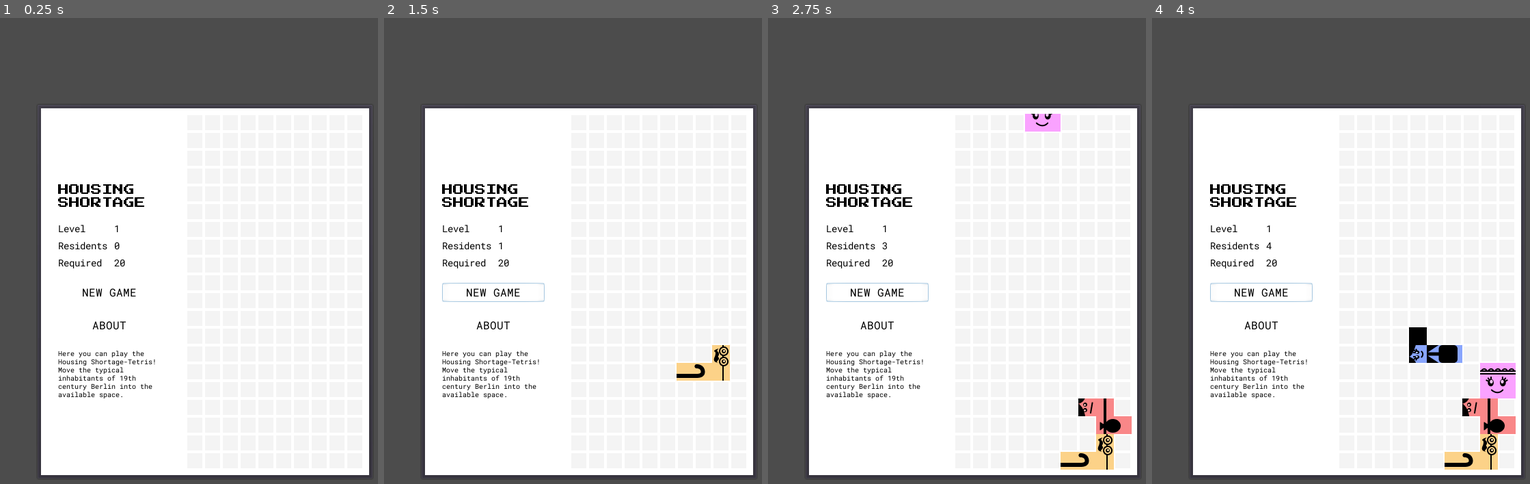
Above: before the commit, frames 1-4 (left to right).
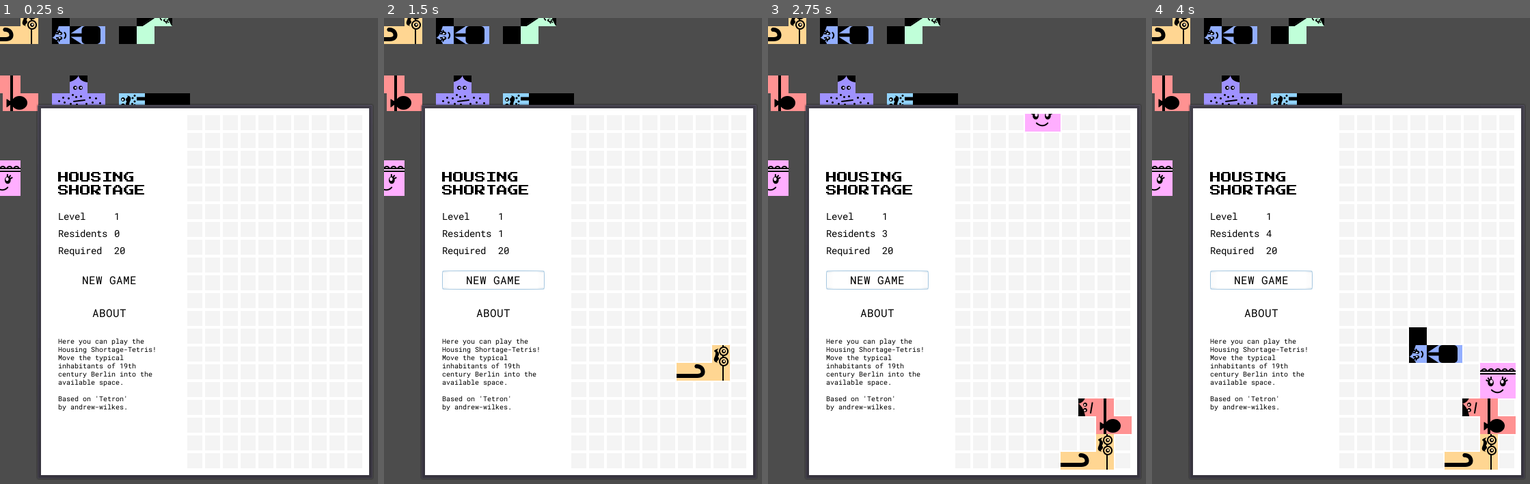
Above: after the commit, the same moments.

Repository: brunibrun/CodingPrecarity
Game: Godot game, scene res://Main.tscn
The game is run twice, just before and just after one commit, with the same random seed, the same clock (stepped at 60 frames per second) and the same inputs. Sound files missing from this copy of the repository are replaced by a short silence.
Inputs:
- Up to frame 1 (0.25 s): no input
- Up to frame 2 (1.5 s): click "NEW GAME" at 0.5 s; tap Enter (ui_accept) at 1.25 s; hold Right (ui_right) from 1.28 s (still down)
- Up to frame 3 (2.75 s): tap Enter (ui_accept) at 1.52, 2, 2.27 s; release Right (ui_right) at 2.03 s; hold Down (ui_down) from 2.03 s (still down)
- Up to frame 4 (4 s): release Down (ui_down) at 2.78 s; hold Right (ui_right) 2.78-3.53 s; tap Enter (ui_accept) at 3.5, 3.77 s; hold Up (ui_up) from 3.53 s (still down)

The runs differ from the first frame. In frame 1, 6.5% of the frame differs, in the area x 0-51%, y 0-85%; in frame 2, 6.6%; in frame 3, 6.6%; in frame 4, 6.6%.

Commit message:
Fix Colors and add new verkauferjpg

Diff:
--- a/GUI.tscn
+++ b/GUI.tscn
@@ -93,9 +93,9 @@
 
 [node name="VBox" type="VBoxContainer" parent="Panel/HBoxContainer/Left"]
 margin_left = 25.0
-margin_top = 111.0
+margin_top = 93.0
 margin_right = 175.0
-margin_bottom = 425.0
+margin_bottom = 443.0
 custom_constants/separation = 20
 
 [node name="Label" type="Label" parent="Panel/HBoxContainer/Left/VBox"]
@@ -206,10 +206,9 @@
 margin_bottom = 232.0
 
 [node name="Next" type="GridContainer" parent="Panel/HBoxContainer/Left/VBox/CenterContainer"]
-margin_left = 73.0
-margin_top = 52.0
-margin_right = 73.0
-margin_bottom = 52.0
+margin_left = 47.0
+margin_right = 99.0
+margin_bottom = 104.0
 custom_constants/vseparation = 0
 custom_constants/hseparation = 0
 columns = 2
@@ -341,7 +340,7 @@
 [node name="Label2" type="Label" parent="Panel/HBoxContainer/Left/VBox"]
 margin_top = 240.0
 margin_right = 150.0
-margin_bottom = 314.0
+margin_bottom = 350.0
 custom_fonts/font = SubResource( 12 )
 custom_colors/font_color = Color( 0, 0, 0, 1 )
 custom_constants/line_spacing = -2
@@ -350,7 +349,10 @@
 Move the typical
 inhabitants of 19th
 century Berlin into the
-available space."
+available space.
+
+Based on 'Tetron'
+by andrew-wilkes."
 
 [node name="Right" type="MarginContainer" parent="Panel/HBoxContainer"]
 margin_left = 204.0
@@ -390,17 +392,16 @@
 
 [node name="AboutBox" type="AcceptDialog" parent="."]
 margin_left = 168.0
-margin_top = 320.0
+margin_top = 328.0
 margin_right = 431.0
-margin_bottom = 480.0
+margin_bottom = 471.0
 window_title = "Tetron"
 dialog_text = "Space bar - Hard drop
 Down arrow - Soft drop
 Left arrow - move left
 Right arrow - move right
 Up arrow - rotate clockwise
-Shift + Up arrow - rotate anti-clockwise
-Page Up - increase level on each press"
+Shift + Up arrow - rotate anti-clockwise"
 [connection signal="button_down" from="Panel/HBoxContainer/Left/VBox/NewGame" to="." method="_on_NewGame_button_down"]
 [connection signal="button_down" from="Panel/HBoxContainer/Left/VBox/Pause" to="." method="_on_Pause_button_down"]
 [connection signal="value_changed" from="Panel/HBoxContainer/Left/VBox/HBox/Music" to="." method="_on_Music_value_changed"]
--- a/Main.tscn
+++ b/Main.tscn
@@ -17,10 +17,10 @@
 pause_mode = 2
 anchor_right = 0.0
 anchor_bottom = 0.0
-margin_left = 51.0
-margin_top = 123.0
-margin_right = 549.0
-margin_bottom = 677.0
+margin_left = 53.0
+margin_top = 125.0
+margin_right = 547.0
+margin_bottom = 675.0
 
 [node name="MusicPlayer" type="AudioStreamPlayer" parent="."]
 pause_mode = 2
--- a/Shapes.tscn
+++ b/Shapes.tscn
@@ -32,7 +32,6 @@
 [ext_resource path="res://shape_pictures/maedchen_4.png" type="Texture" id=30]
 
 [node name="Shapes" type="GridContainer"]
-visible = false
 anchor_right = 1.0
 anchor_bottom = 1.0
 margin_left = -21.8283
@@ -48,7 +47,7 @@
 }
 
 [node name="L" type="GridContainer" parent="."]
-modulate = Color( 0.992157, 0.898039, 0.709804, 1 )
+modulate = Color( 1, 0.917647, 0.756863, 1 )
 margin_right = 78.0
 margin_bottom = 78.0
 custom_constants/vseparation = 0
@@ -118,8 +117,7 @@
 texture = ExtResource( 2 )
 
 [node name="J" type="GridContainer" parent="."]
-editor/display_folded = true
-modulate = Color( 0.705882, 0.784314, 0.996078, 1 )
+modulate = Color( 0.756863, 0.827451, 1, 1 )
 margin_left = 98.0
 margin_right = 176.0
 margin_bottom = 78.0
@@ -190,8 +188,7 @@
 texture = ExtResource( 2 )
 
 [node name="S" type="GridContainer" parent="."]
-editor/display_folded = true
-modulate = Color( 0.713726, 1, 0.807843, 1 )
+modulate = Color( 0.756863, 1, 0.854902, 1 )
 margin_left = 196.0
 margin_right = 300.0
 margin_bottom = 78.0
@@ -262,8 +259,7 @@
 texture = ExtResource( 2 )
 
 [node name="Z" type="GridContainer" parent="."]
-editor/display_folded = true
-modulate = Color( 0.980392, 0.701961, 0.705882, 1 )
+modulate = Color( 1, 0.756863, 0.756863, 1 )
 margin_top = 98.0
 margin_right = 78.0
 margin_bottom = 202.0
@@ -334,8 +330,7 @@
 texture = ExtResource( 2 )
 
 [node name="T" type="GridContainer" parent="."]
-editor/display_folded = true
-modulate = Color( 0.745098, 0.694118, 1, 1 )
+modulate = Color( 0.792157, 0.756863, 1, 1 )
 margin_left = 98.0
 margin_top = 98.0
 margin_right = 176.0
@@ -407,8 +402,7 @@
 texture = ExtResource( 2 )
 
 [node name="I" type="GridContainer" parent="."]
-editor/display_folded = true
-modulate = Color( 0.709804, 0.894118, 1, 1 )
+modulate = Color( 0.756863, 0.913725, 1, 1 )
 margin_left = 196.0
 margin_top = 98.0
 margin_right = 300.0
@@ -534,8 +528,7 @@
 texture = ExtResource( 2 )
 
 [node name="C" type="GridContainer" parent="."]
-editor/display_folded = true
-modulate = Color( 0.984314, 0.772549, 1, 1 )
+modulate = Color( 1, 0.827451, 1, 1 )
 margin_top = 222.0
 margin_right = 78.0
 margin_bottom = 274.0
Binary file changed: shape_pictures/verkauf_1.png
Binary file changed: shape_pictures/verkauf_2.png
Binary file changed: shape_pictures/verkauf_3.png
Binary file changed: shape_pictures/verkauf_4.png
